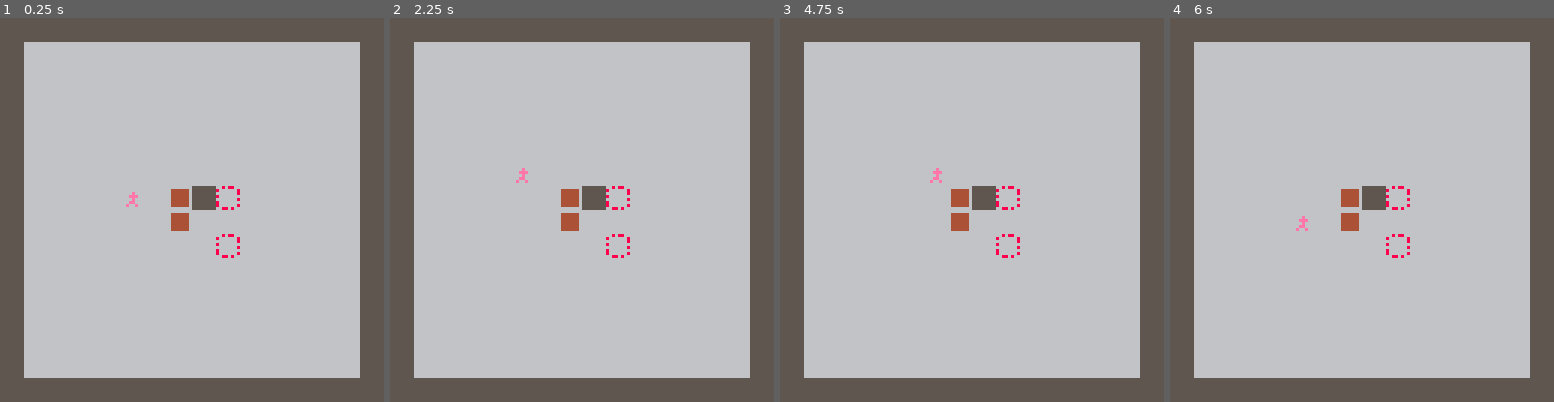
Above: before the commit, frames 1-4 (left to right).
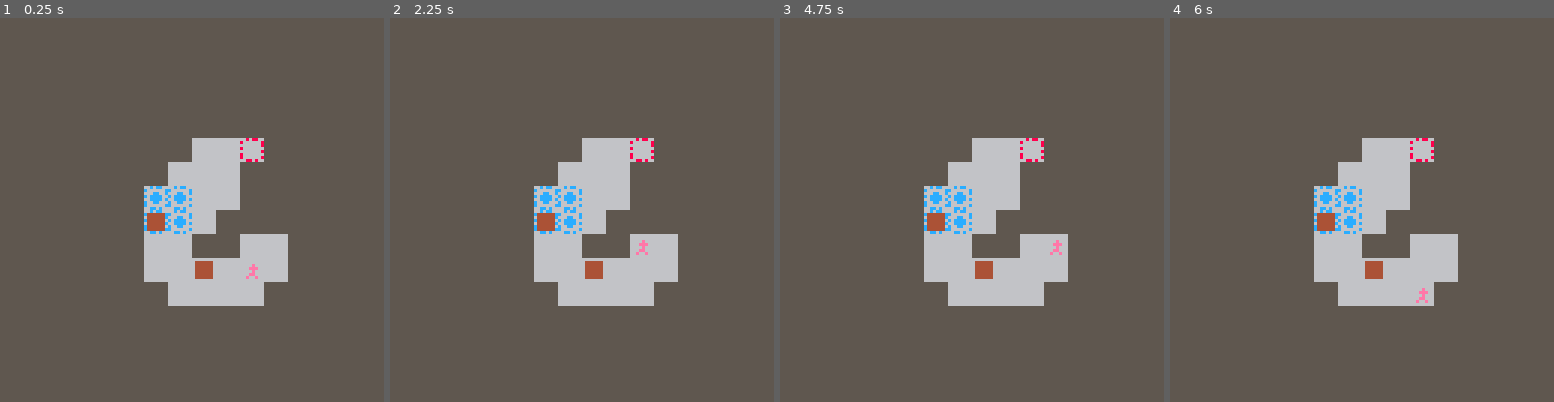
Above: after the commit, the same moments.

Repository: harryhartley/GMTKJam21
Game: PICO-8 cartridge jam.p8
The game is run twice, just before and just after one commit, with the same random seed, the same clock (stepped at 60 frames per second) and the same inputs.
Inputs:
- Up to frame 1 (0.25 s): no input
- Up to frame 2 (2.25 s): tap X (X key) at 0.33, 1.07, 1.85 s; tap O (Z key) at 0.7, 1.7, 2.1 s; hold Right 1.6-2.1 s; hold Up from 2.15 s (still down)
- Up to frame 3 (4.75 s): release Up at 2.42 s; hold Right 2.47-3.03 s; tap O (Z key) every 0.4 s from 2.5 to 4.5 s; tap X (X key) at 2.97, 4.08 s; hold Left 3.08-3.58 s; hold Down 3.63-3.97 s; hold Right 4.02-4.68 s; hold Up from 4.73 s (still down)
- Up to frame 4 (6 s): tap O (Z key) at 4.9, 5.3, 5.7 s; release Up at 5.03 s; hold Left 5.08-5.68 s; tap X (X key) at 5.2 s; hold Down from 5.73 s (still down)

The runs differ from the first frame. In frame 1, 68% of the frame differs, in the area x 6-94%, y 6-94%; in frame 2, 68%; in frame 3, 68%; in frame 4, 68%.

Commit message:
menus and basic bonds

Diff:
--- a/jam.p8
+++ b/jam.p8
@@ -4,20 +4,50 @@
 --main
 
 function _init()
-	state=0
+	t=0
+	nolevels=2
+	state=1
 	dir={{-1,0},{1,0},{0,-1},{0,1}}
 	currentplayer={}
 	currentobjects={}
 	moves={}
- l0={117,119,135}
- l1={115,87,167}
+	bonds={}
+ l0={133,135,151}
+ l1={170,134,168}
  loadlevel(state)
 end
 
 function _update60()
-	--if state==-1 then
-	if state>=0 then
+	if state==-1 then
+		for b=0,5 do
+			if btnp(b) then
+				while fadeanim do
+					fadeout()
+				end
+				state=0
+				loadlevel(state)
+				fadein()
+			end
+		end
+	elseif state==-2 then
+		for b=0,5 do
+			if btnp(b) then
+				while fadeanim do
+					fadeout()
+				end
+				state=0
+				loadlevel(state)
+				fadein()
+			end
+		end
+	elseif state==-3 then
+	 levelselect()
+	elseif state>=nolevels then
+		state=-2
+	elseif state>=0 then
 		if btnp(4) then
+			moves={}
+   bonds={}
 			loadlevel(state)
 		end
 		if btnp(5) then
@@ -28,20 +58,28 @@
 		if checkwin() then
 			state+=1
 			moves={}
+   bonds={}
 			loadlevel(state)
 		end
-	--elseif state==-2 then
-	end
+	end
+	t+=1
 end
 
 function _draw()
 	cls()
-	--if state==-1 then
-	if state>=0 then
+	if state==-1 then
+		title()
+	elseif state==-2 then
+	 gameover()
+	elseif state>=0 then
 		map(16*state,0,0,0)
 		drawplayer(currentplayer)
 		drawobjects(currentobjects)
-	--elseif state==-2 then
+	end
+	for k,bond in pairs(bonds) do
+		for i,num in pairs(bond) do
+		 print(num,0,i*10,7)
+		end
 	end
 end
 -->8
@@ -76,6 +114,7 @@
 		if btnp(b) then
 			add(moves,b)
 			moveplayer(b)
+			checkbonds()
 		end
 	end
 end
@@ -125,6 +164,27 @@
 	end
 	return true
 end
+
+function checkbonds()
+	for k,v in pairs(currentobjects) do
+		if istile(v.x,v.y,7) then
+			if istile(v.x+1,v.y,7) and hasobject(v.x+1,v.y) then
+				for l,w in pairs(currentobjects) do
+					if w.x==v.x+1 and w.y==v.y then
+						addbond(k,l)
+					end
+				end
+			end
+			if istile(v.x,v.y+1,7) and hasobject(v.x,v.y+1) then
+				for l,w in pairs(currentobjects) do
+					if w.x==v.x and w.y==v.y+1 then
+						addbond(k,l)
+					end
+				end
+			end
+		end
+	end
+end
 -->8
 --draw
 
@@ -137,10 +197,35 @@
 		spr(3,v.x*8,v.y*8)
 	end
 end
+
+function title()
+	print("gmtk game jam 2021",
+  17,10,8+(t/6)%10)
+ print("gmtk game jam 2021",
+  18,10,7)
+ print("sokoban",18,20,7)
+ print("press any key to start",
+ 	18,30,7)
+end
+
+function gameover()
+	print("all levels complete!",18,20,7)
+ print("press any key to start again",
+ 	18,30,7)
+end
+
+function levelselect()
+	print("idk do this later")
+end
 -->8
 --gamestate
 
+function addbond(k,l)
+	add(bonds, {k,l})
+end
+
 function rewind()
+	bonds={}
 	loadlevel(state)
 	deli(moves, #moves)
 	for k,v in pairs(moves) do
@@ -179,34 +264,70 @@
 	end
 	return true
 end
+-->8
+--animation
+
+function fadeout()
+	dpal={0,1,1, 2,1,13,6,
+       4,4,9,3, 13,1,13,14}
+	for i=0,40 do
+  for j=1,15 do
+   col = j
+   for k=1,((i+(j%5))/4) do
+    col=dpal[col]
+   end
+   pal(j,col,1)
+  end
+  flip()
+ end
+end
+
+function fadein()
+	pal()
+end
+-->8
+--helpers
+
+function hasobject(x,y)
+	for k,v in pairs(currentobjects) do
+	 if v.x==x and v.y==y then
+	  	return true
+	 end
+	end
+	return false
+end
+
+function istile(x,y,tile)
+	return mget((state*16)+x,y)==tile
+end
 __gfx__
-00000000555555550000000000000000666666666686886666b6bb66000000000000000000000000000000000000000000000000000000000000000000000000
-000000005555555500000000044444406666666686666668b666666b000000000000000000000000000000000000000000000000000000000000000000000000
-00000000555555550000e0000444444066666666666666686666666b000000000000000000000000000000000000000000000000000000000000000000000000
-0000000055555555000eee00044444406666666686666666b6666666000000000000000000000000000000000000000000000000000000000000000000000000
-00000000555555550000e0000444444066666666666666686666666b000000000000000000000000000000000000000000000000000000000000000000000000
-0000000055555555000ee000044444406666666686666666b6666666000000000000000000000000000000000000000000000000000000000000000000000000
-000000005555555500e00e00044444406666666686666668b666666b000000000000000000000000000000000000000000000000000000000000000000000000
-00000000555555550000000000000000666666666688686666bb6b66000000000000000000000000000000000000000000000000000000000000000000000000
+00000000555555550000000000000000666666666686886666b6bb6666c6cc660000000000000000000000000000000000000000000000000000000000000000
+000000005555555500000000044444406666666686666668b666666bc666666c0000000000000000000000000000000000000000000000000000000000000000
+00000000555555550000e0000444444066666666666666686666666b666cc66c0000000000000000000000000000000000000000000000000000000000000000
+0000000055555555000eee00044444406666666686666666b6666666c6cccc660000000000000000000000000000000000000000000000000000000000000000
+00000000555555550000e0000444444066666666666666686666666b66cccc6c0000000000000000000000000000000000000000000000000000000000000000
+0000000055555555000ee000044444406666666686666666b6666666c66cc6660000000000000000000000000000000000000000000000000000000000000000
+000000005555555500e00e00044444406666666686666668b666666bc666666c0000000000000000000000000000000000000000000000000000000000000000
+00000000555555550000000000000000666666666688686666bb6b6666cc6c660000000000000000000000000000000000000000000000000000000000000000
 __gff__
-0001000300040400000000000000000000000000000000000000000000000000000000000000000000000000000000000000000000000000000000000000000000000000000000000000000000000000000000000000000000000000000000000000000000000000000000000000000000000000000000000000000000000000
+0001000300040408000000000000000000000000000000000000000000000000000000000000000000000000000000000000000000000000000000000000000000000000000000000000000000000000000000000000000000000000000000000000000000000000000000000000000000000000000000000000000000000000
 0000000000000000000000000000000000000000000000000000000000000000000000000000000000000000000000000000000000000000000000000000000000000000000000000000000000000000000000000000000000000000000000000000000000000000000000000000000000000000000000000000000000000000
 __map__
 0101010101010101010101010101010101010101010101010101010101010101000000000000000000000000000000000000000000000000000000000000000000000000000000000000000000000000000000000000000000000000000000000000000000000000000000000000000000000000000000000000000000000000
-0104040404040404040404040404040101040404040404040404040404040401000000000000000000000000000000000000000000000000000000000000000000000000000000000000000000000000000000000000000000000000000000000000000000000000000000000000000000000000000000000000000000000000
-0104040404040404040404040404040101040404040404040404040404040401000000000000000000000000000000000000000000000000000000000000000000000000000000000000000000000000000000000000000000000000000000000000000000000000000000000000000000000000000000000000000000000000
-0104040404040404040404040404040101040404040404040504040404040401000000000000000000000000000000000000000000000000000000000000000000000000000000000000000000000000000000000000000000000000000000000000000000000000000000000000000000000000000000000000000000000000
-0104040404040404040404040404040101040404040104040404040101010101000000000000000000000000000000000000000000000000000000000000000000000000000000000000000000000000000000000000000000000000000000000000000000000000000000000000000000000000000000000000000000000000
-0104040404040404040404040404040101040404010404040404040104040401000000000000000000000000000000000000000000000000000000000000000000000000000000000000000000000000000000000000000000000000000000000000000000000000000000000000000000000000000000000000000000000000
-0104040404040404040404040404040101040401010404040404010404040401000000000000000000000000000000000000000000000000000000000000000000000000000000000000000000000000000000000000000000000000000000000000000000000000000000000000000000000000000000000000000000000000
-0104040404040404010504040404040101010101040404040404010404040401000000000000000000000000000000000000000000000000000000000000000000000000000000000000000000000000000000000000000000000000000000000000000000000000000000000000000000000000000000000000000000000000
-0104040404040404040404040404040101010404040404040401010404040401000000000000000000000000000000000000000000000000000000000000000000000000000000000000000000000000000000000000000000000000000000000000000000000000000000000000000000000000000000000000000000000000
-0104040404040404040504040404040101010404040404040101040404040401000000000000000000000000000000000000000000000000000000000000000000000000000000000000000000000000000000000000000000000000000000000000000000000000000000000000000000000000000000000000000000000000
-0104040404040404040404040404040101010404040404040404040404040401000000000000000000000000000000000000000000000000000000000000000000000000000000000000000000000000000000000000000000000000000000000000000000000000000000000000000000000000000000000000000000000000
-0104040404040404040404040404040101040404010404040404040404040401000000000000000000000000000000000000000000000000000000000000000000000000000000000000000000000000000000000000000000000000000000000000000000000000000000000000000000000000000000000000000000000000
-0104040404040404040404040404040101040404010404040404040504040401000000000000000000000000000000000000000000000000000000000000000000000000000000000000000000000000000000000000000000000000000000000000000000000000000000000000000000000000000000000000000000000000
-0104040404040404040404040404040101040404010101040404040404040401000000000000000000000000000000000000000000000000000000000000000000000000000000000000000000000000000000000000000000000000000000000000000000000000000000000000000000000000000000000000000000000000
-0104040404040404040404040404040101040404040401010404040404040401000000000000000000000000000000000000000000000000000000000000000000000000000000000000000000000000000000000000000000000000000000000000000000000000000000000000000000000000000000000000000000000000
+0101010101010101010101010101010101010101010101010101010101010101000000000000000000000000000000000000000000000000000000000000000000000000000000000000000000000000000000000000000000000000000000000000000000000000000000000000000000000000000000000000000000000000
+0101010101010101010101010101010101010101010101010101010101010101000000000000000000000000000000000000000000000000000000000000000000000000000000000000000000000000000000000000000000000000000000000000000000000000000000000000000000000000000000000000000000000000
+0101010101010101010101010101010101010101010101010101010101010101000000000000000000000000000000000000000000000000000000000000000000000000000000000000000000000000000000000000000000000000000000000000000000000000000000000000000000000000000000000000000000000000
+0101010101010101010101010101010101010101010101010101010101010101000000000000000000000000000000000000000000000000000000000000000000000000000000000000000000000000000000000000000000000000000000000000000000000000000000000000000000000000000000000000000000000000
+0101010101010101010101010101010101010101010101010404050101010101000000000000000000000000000000000000000000000000000000000000000000000000000000000000000000000000000000000000000000000000000000000000000000000000000000000000000000000000000000000000000000000000
+0101010101010101010101010101010101010101010101040404010101010101000000000000000000000000000000000000000000000000000000000000000000000000000000000000000000000000000000000000000000000000000000000000000000000000000000000000000000000000000000000000000000000000
+0101040404040101010104040404040101010101010107070404010101010101000000000000000000000000000000000000000000000000000000000000000000000000000000000000000000000000000000000000000000000000000000000000000000000000000000000000000000000000000000000000000000000000
+0101040404040404040404040504040101010101010107070401010101010101000000000000000000000000000000000000000000000000000000000000000000000000000000000000000000000000000000000000000000000000000000000000000000000000000000000000000000000000000000000000000000000000
+0101040404040404040404040404040101010101010104040101040401010101000000000000000000000000000000000000000000000000000000000000000000000000000000000000000000000000000000000000000000000000000000000000000000000000000000000000000000000000000000000000000000000000
+0101040404040101010105040404040101010101010104040404040401010101000000000000000000000000000000000000000000000000000000000000000000000000000000000000000000000000000000000000000000000000000000000000000000000000000000000000000000000000000000000000000000000000
+0101010101010101010101010101010101010101010101040404040101010101000000000000000000000000000000000000000000000000000000000000000000000000000000000000000000000000000000000000000000000000000000000000000000000000000000000000000000000000000000000000000000000000
+0101010101010101010101010101010101010101010101010101010101010101000000000000000000000000000000000000000000000000000000000000000000000000000000000000000000000000000000000000000000000000000000000000000000000000000000000000000000000000000000000000000000000000
+0101010101010101010101010101010101010101010101010101010101010101000000000000000000000000000000000000000000000000000000000000000000000000000000000000000000000000000000000000000000000000000000000000000000000000000000000000000000000000000000000000000000000000
+0101010101010101010101010101010101010101010101010101010101010101000000000000000000000000000000000000000000000000000000000000000000000000000000000000000000000000000000000000000000000000000000000000000000000000000000000000000000000000000000000000000000000000
 0101010101010101010101010101010101010101010101010101010101010101000000000000000000000000000000000000000000000000000000000000000000000000000000000000000000000000000000000000000000000000000000000000000000000000000000000000000000000000000000000000000000000000
 0000000000000000000000000000000000000000000000000000000000000000000000000000000000000000000000000000000000000000000000000000000000000000000000000000000000000000000000000000000000000000000000000000000000000000000000000000000000000000000000000000000000000000
 0000000000000000000000000000000000000000000000000000000000000000000000000000000000000000000000000000000000000000000000000000000000000000000000000000000000000000000000000000000000000000000000000000000000000000000000000000000000000000000000000000000000000000
